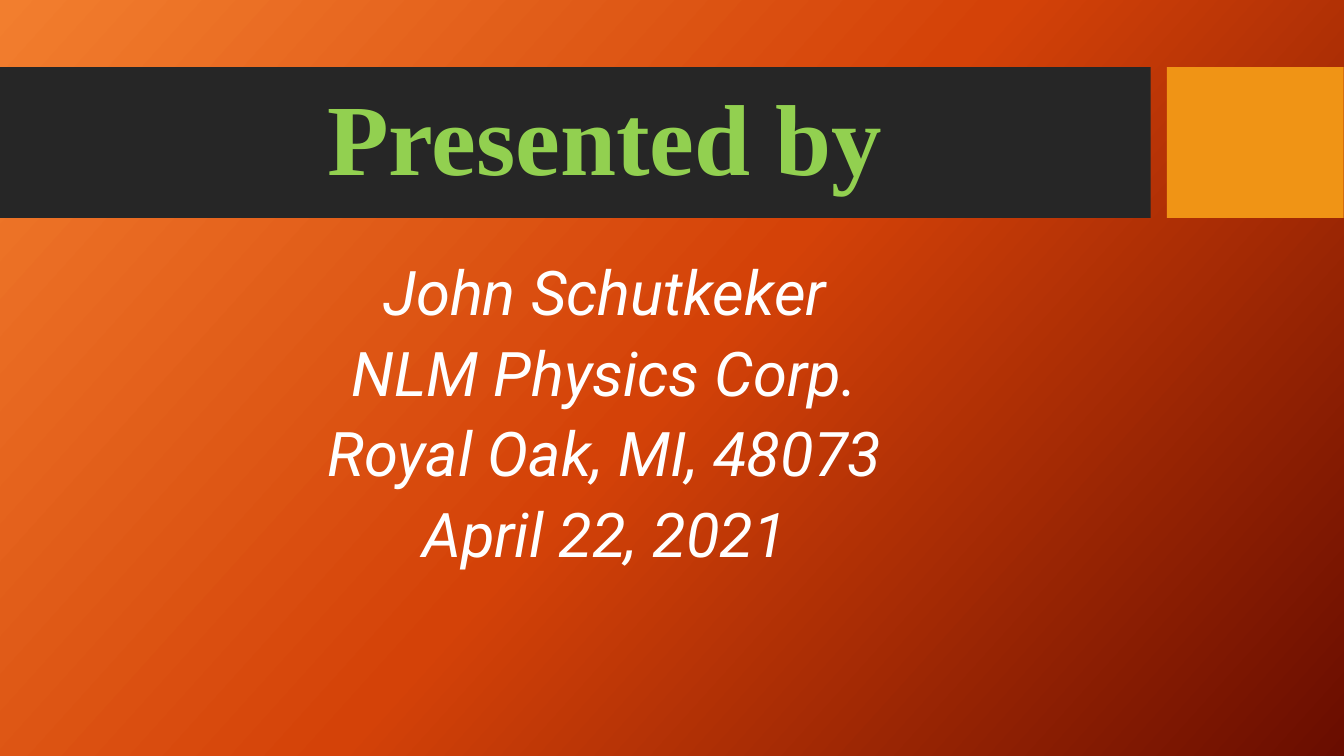
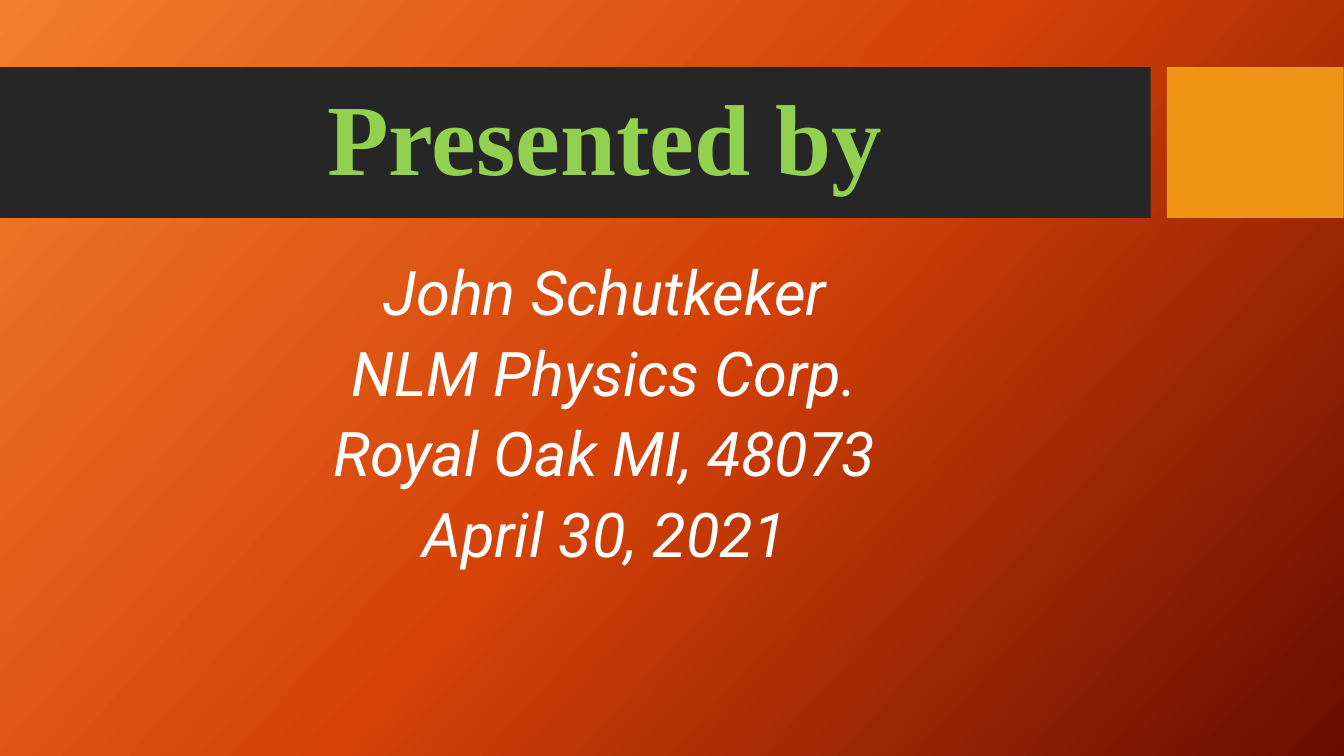
Before and after one commit to jschutkeker/AI_Cheat_Sheet, a slide deck: slide 17 of AI_Cheat_Sheet.pptx. Drawn at 1344x756 pixels with LibreOffice and Linux fonts; fonts in the diff are those of the drawing; background and template pictures are left out. Boxes give left, top, right and bottom in pixels: in the first picture for what was removed or moved away, otherwise in the second. Text is boxed around its words. In the diff, an @@ line names an element or a change of style, - is before the commit and + after.

Commit message:
LQG

```diff
--- a/AI_Cheat_Sheet.pptx
+++ b/AI_Cheat_Sheet.pptx
@@ text at bbox=[333, 429, 876, 570]: text changed @@
-Royal Oak, MI, 48073
-April 22, 2021
+Royal Oak MI, 48073
+April 30, 2021
```
Also in this commit, not shown: 1 other slide changed.
